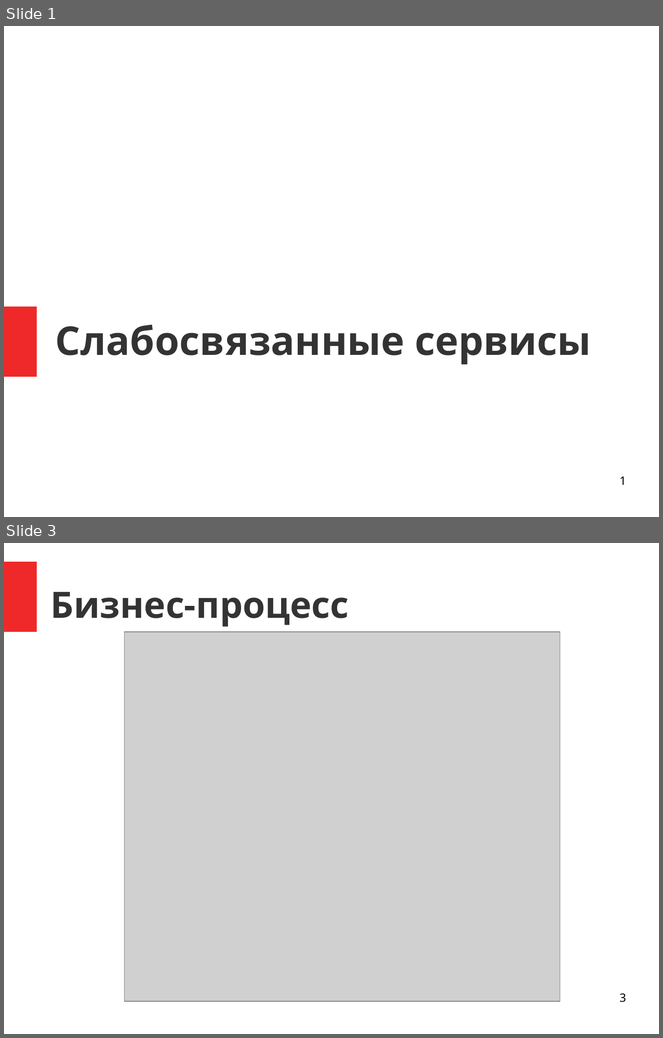
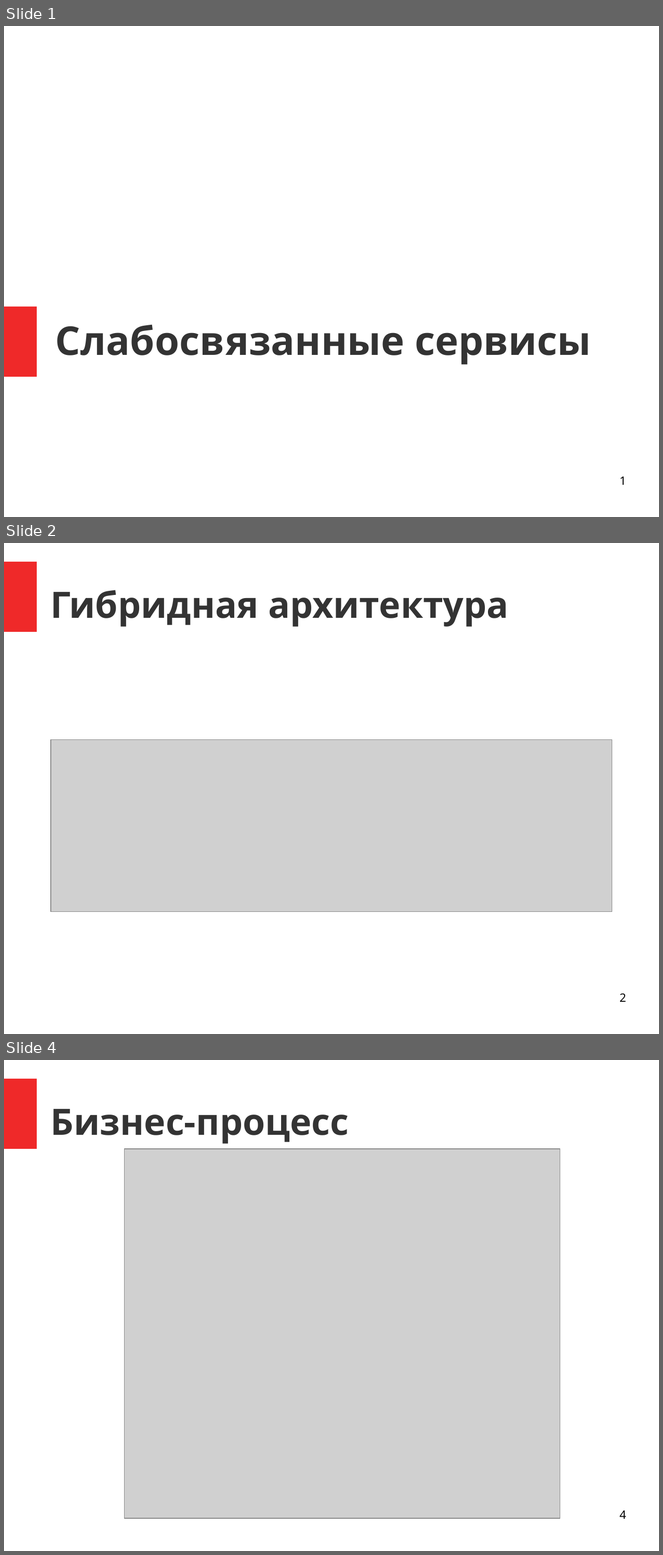
Before and after one commit to ilb/devmethodology, a slide deck: docs/presentation/services.odp. Shown one above the other, each under a label of ours: slides 1 and 3 before the commit, slides 1, 2 and 4 after it; the slides between them are not shown. The pictures are 663x1038 and 663x1555 pixels, drawn with LibreOffice and Linux fonts; fonts in the diff are those of the drawing; grey boxes stand for pictures. Boxes give left, top, right and bottom in pixels: in the first picture for what was removed or moved away, otherwise in the second. Text is boxed around its words. In the diff, an @@ line names an element or a change of style, - is before the commit and + after.

```diff
--- a/docs/presentation/services.odp
+++ b/docs/presentation/services.odp
@@ slide 2 added at <box>4,543,659,1034</box>, background #FFFFFF; not listed: 1 template element that a slide beside it also shows @@
@@ title added at <box>51,590,509,627</box>, 44 pt, text #333333, bold @@
+Гибридная архитектура
@@ picture added at <box>51,740,613,912</box> @@
@@ page number added at <box>620,994,626,1002</box>, 14 pt, text #000000 @@
+2
@@ what was slide 3 is now slide 4 @@
@@ page number at <box>620,1511,626,1519</box>: text changed @@
-3
+4
```
Also in this commit, not shown: 2 slides changed, 1 other slide added.
